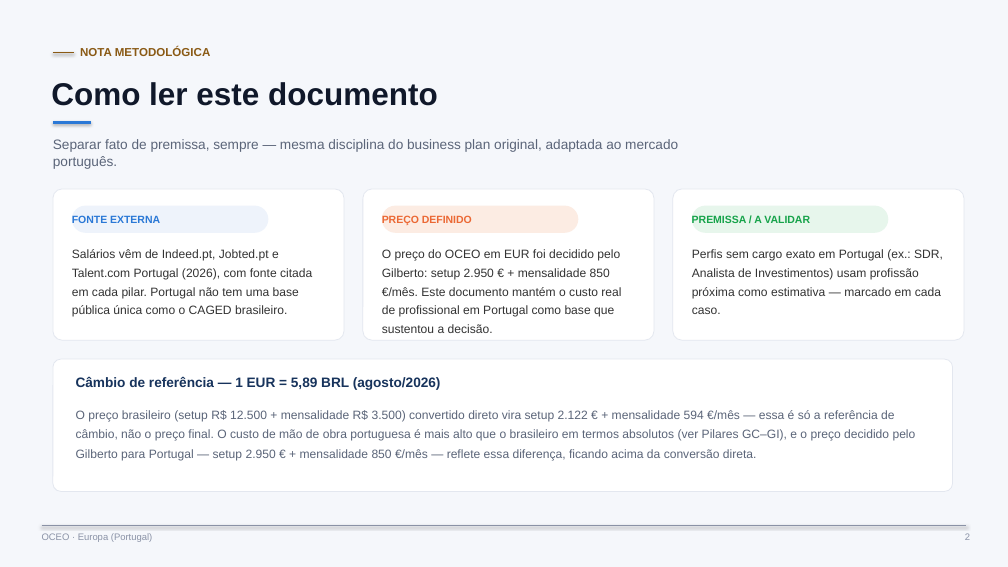
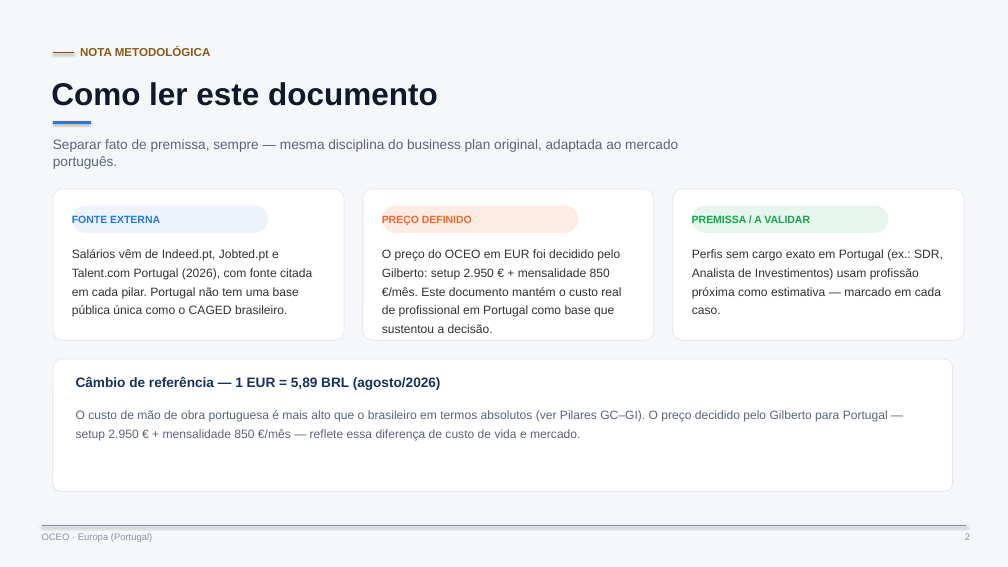
Before and after one commit to gibasenaprodutosdigitais-jpg/gilbertoos, a slide deck: slide 2 of outros-projetos/oceo/OCEO - Business Plan Europa (Portugal).pptx. Drawn at 1008x567 pixels with LibreOffice and Linux fonts; fonts in the diff are those of the drawing. Boxes give left, top, right and bottom in pixels: in the first picture for what was removed or moved away, otherwise in the second. Text is boxed around its words. In the diff, an @@ line names an element or a change of style, - is before the commit and + after.

```diff
--- a/outros-projetos/oceo/OCEO - Business Plan Europa (Portugal).pptx
+++ b/outros-projetos/oceo/OCEO - Business Plan Europa (Portugal).pptx
@@ text at bbox=[76, 410, 888, 441]: text changed @@
-O preço brasileiro (setup R$ 12.500 + mensalidade R$ 3.500) convertido direto vira setup 2.122 € + mensalidade 594 €/mês — essa é só a referência de câmbio, não o preço final. O custo de mão de obra portuguesa é mais alto que o brasileiro em termos absolutos (ver Pilares GC–GI), e o preço decidido pelo Gilberto para Portugal — setup 2.950 € + mensalidade 850 €/mês — reflete essa diferença, ficando acima da conversão direta.
+O custo de mão de obra portuguesa é mais alto que o brasileiro em termos absolutos (ver Pilares GC–GI). O preço decidido pelo Gilberto para Portugal — setup 2.950 € + mensalidade 850 €/mês — reflete essa diferença de custo de vida e mercado.
```
Also in this commit, not shown: 6 other slides changed.
